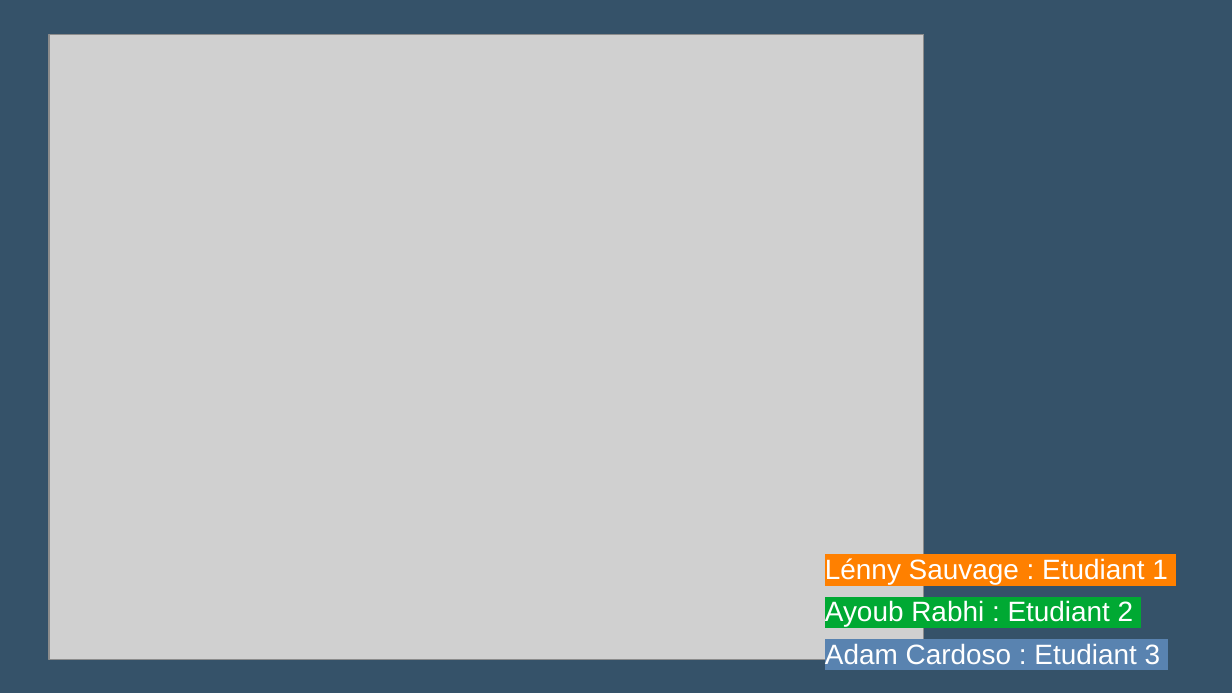
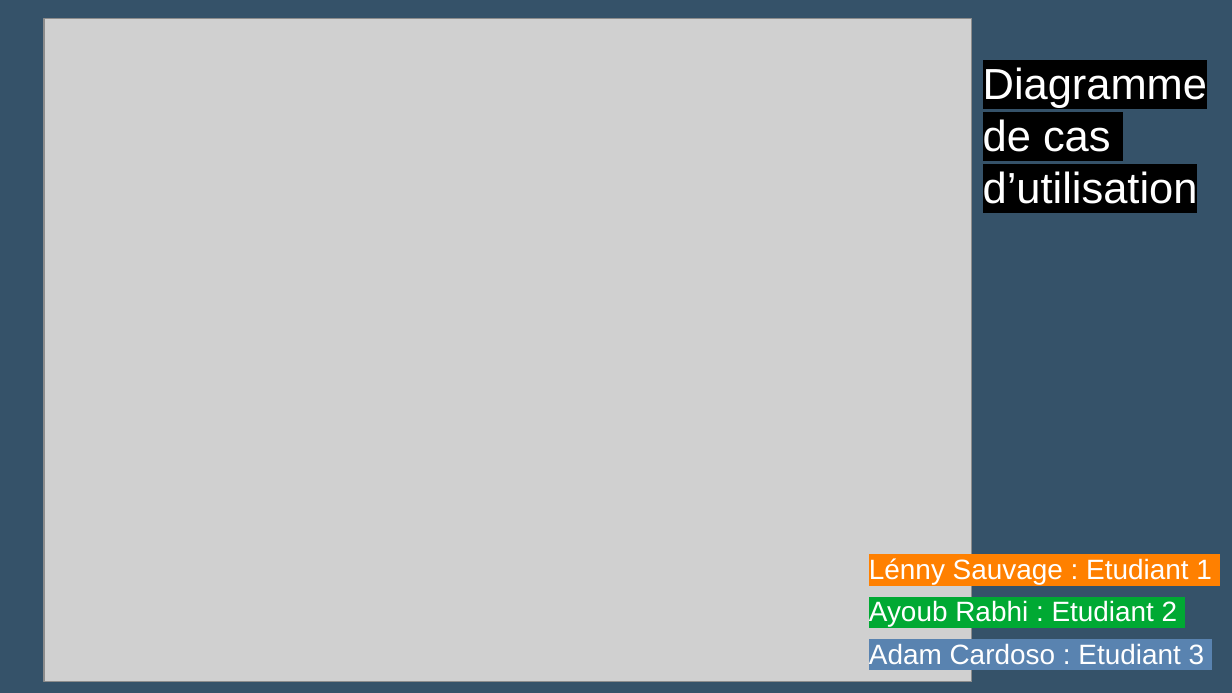
Before and after one commit to Sauvage89/sechoir-houblon, a slide deck: slide 5 of doc/diaporama/revue1.odp. Drawn at 1232x693 pixels with LibreOffice and Linux fonts; fonts in the diff are those of the drawing; grey boxes stand for pictures. Boxes give left, top, right and bottom in pixels: in the first picture for what was removed or moved away, otherwise in the second. Text is boxed around its words. In the diff, an @@ line names an element or a change of style, - is before the commit and + after.

```diff
--- a/doc/diaporama/revue1.odp
+++ b/doc/diaporama/revue1.odp
@@ picture: place and size @@
-picture at (49, 35, 925, 661)
+picture at (44, 19, 972, 683)
@@ text added at (983, 67, 1207, 212), 28 pt, text #FFFFFF @@
+Diagramme de cas d’utilisation
@@ text "Lénny Sauvage : Etudiant 1": place and size @@
-text "Lénny Sauvage : Etudiant 1" at (825, 558, 1168, 665)
+text "Lénny Sauvage : Etudiant 1" at (869, 558, 1212, 665)
```
Also in this commit, not shown: 3 other slides changed, 2 slides added, 2 slides removed, 3 other files.
